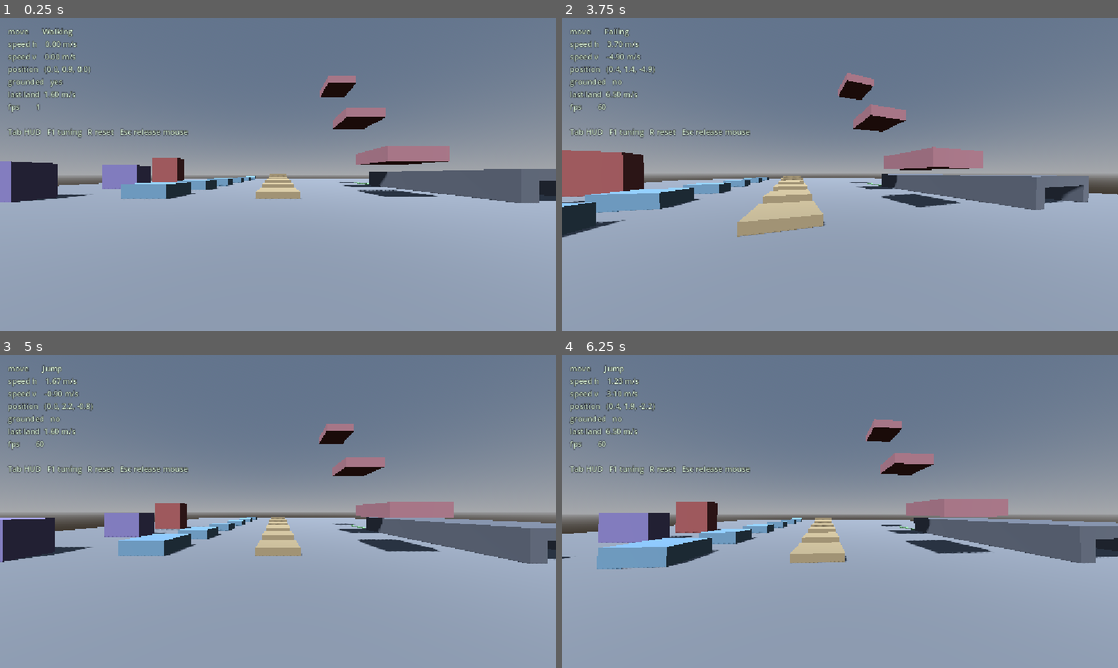
Above: before the commit, frames 1-4 (two rows, left to right).
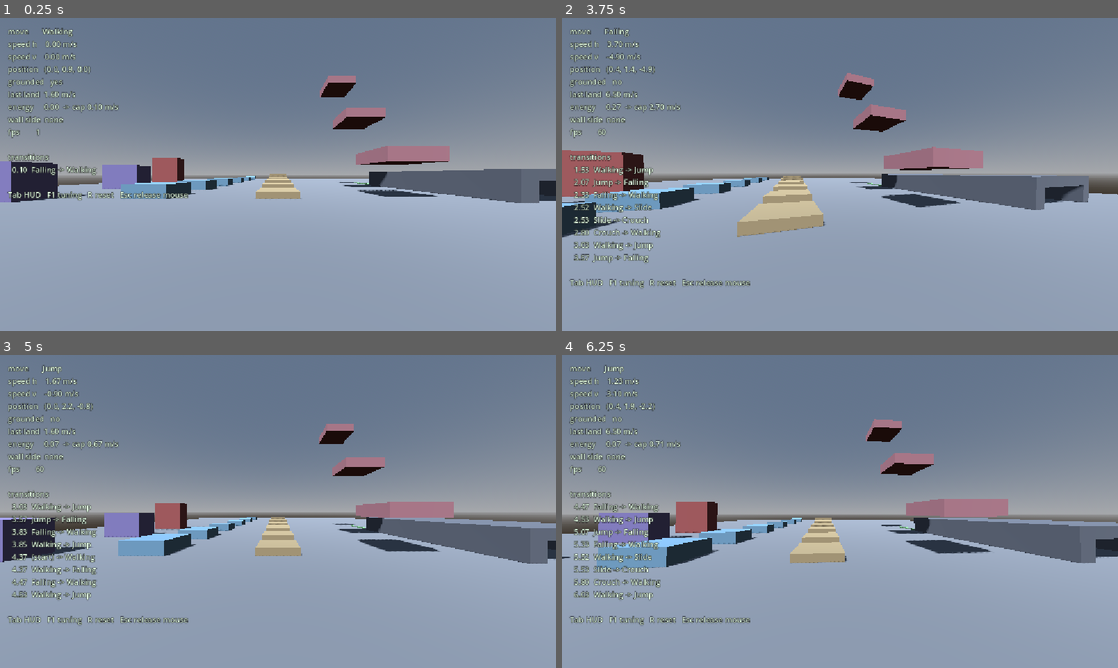
Above: after the commit, the same moments.

Repository: dragon-fish/parkour-game
Game: Godot game, scene res://scenes/main.tscn
Two runs of this game, one before a commit and one after it. Both use one fixed random seed, a clock stepped at 60 frames per second and the inputs below.
Inputs (mouse positions are in pixels of both pictures, inside the frame that each line leads up to):
- Up to frame 1 (0.25 s): no input
- Up to frame 2 (3.75 s): tap Enter at 0.5 s; move the mouse to (867, 174) at 0.52 s; hold W from 0.53 s (still down); tap Tab at 0.6, 3.6 s; tap Space at 0.77, 1.52, 3.02 s; move the mouse to (812, 174) at 1.27 s; tap R at 1.35 s; move the mouse to (851, 168) at 2.02 s; hold Shift 2.03-2.78 s; move the mouse to (834, 180) at 2.77 s; tap Ctrl at 2.85 s; move the mouse to (878, 177) at 3.52 s
- Up to frame 3 (5 s): keep holding W; tap Space at 3.77, 4.52 s; move the mouse to (233, 508) at 4.27 s; tap R at 4.35 s
- Up to frame 4 (6.25 s): move the mouse to (845, 511) at 5.02 s; hold Shift 5.03-5.78 s; move the mouse to (817, 505) at 5.77 s; release W at 5.78 s; hold D from 5.78 s (still down); tap Ctrl at 5.85 s; tap Space at 6.02 s

The runs differ from the first frame. In frame 1, 1.5% of the frame differs, in the area x 1-34%, y 27-59%; in frame 2, 3.1%; in frame 3, 3.0%; in frame 4, 3.1%, in the area x 1-34%, y 27-87%.

Commit message:
feat(debug): show recent move transitions and both speed layers on the HUD
"which state grabbed that ledge" is not answerable from a single move name.
The HUD now keeps the last eight transitions with timestamps, and reports
energy alongside the cap it buys so a turn tax is distinguishable from a body
that is being held back by something else.

Co-Authored-By: Claude Opus 5 (1M context) <noreply@anthropic.com>

Diff:
--- a/scripts/debug/debug_hud.gd
+++ b/scripts/debug/debug_hud.gd
@@ -7,6 +7,16 @@
 @export var player: Player
 
 var _label: Label
+
+## Most recent transitions, newest last, as pre-formatted lines. Kept short
+## because the point is "what just happened", not a session log -- if a move
+## you are hunting has scrolled off, it happened long enough ago that the HUD
+## is the wrong tool.
+var _transitions: PackedStringArray = PackedStringArray()
+var _watching: MoveManager = null
+var _clock: float = 0.0
+
+const TRANSITION_LINES := 8
 
 func _ready() -> void:
 	_label = Label.new()
@@ -21,9 +31,30 @@
 		if event.physical_keycode == KEY_TAB:
 			visible = not visible
 
-func _process(_delta: float) -> void:
+## Subscribed lazily rather than in _ready(): move_manager does not exist
+## until Player.setup() runs, and the arena builds the HUD alongside the
+## player rather than after it.
+func _watch(manager: MoveManager) -> void:
+	if _watching == manager:
+		return
+	if _watching != null and _watching.move_changed.is_connected(_on_move_changed):
+		_watching.move_changed.disconnect(_on_move_changed)
+	_watching = manager
+	manager.move_changed.connect(_on_move_changed)
+
+func _on_move_changed(from: StringName, to: StringName) -> void:
+	# A restart reports an empty `from` (MoveManager.start()), which would
+	# print as a bare arrow.
+	var origin: String = String(from) if from != &"" else "(start)"
+	_transitions.append("%6.2f  %s -> %s" % [_clock, origin, String(to)])
+	while _transitions.size() > TRANSITION_LINES:
+		_transitions.remove_at(0)
+
+func _process(delta: float) -> void:
+	_clock += delta
 	if not visible or player == null or player.move_manager == null:
 		return
+	_watch(player.move_manager)
 	var pos := player.global_position
 	_label.text = "\n".join([
 		# "move", not "state": this has shown the active MOVE's name since the
@@ -36,7 +67,22 @@
 		"position   (%.1f, %.1f, %.1f)" % [pos.x, pos.y, pos.z],
 		"grounded   %s" % ("yes" if player.grounded else "no"),
 		"last land  %.2f m/s" % player.last_landing_speed,
+		# The two speed layers, side by side. A cap far below the curve's own
+		# ceiling means the turn tax has been eating energy; a speed far below
+		# the cap means something else is holding the body back.
+		"energy     %.2f  -> cap %.2f m/s" % [player.speed_energy.energy, player.speed_cap()],
+		"wall side  %s" % _wall_side_text(),
 		"fps        %d" % Engine.get_frames_per_second(),
+		"",
+		"transitions",
+		"
+".join(_transitions) if not _transitions.is_empty() else "  (none yet)",
 		"",
 		"Tab HUD   F1 tuning   R reset   Esc release mouse",
 	])
+
+func _wall_side_text() -> String:
+	match player.wall_side:
+		-1: return "left"
+		1: return "right"
+		_: return "none"
